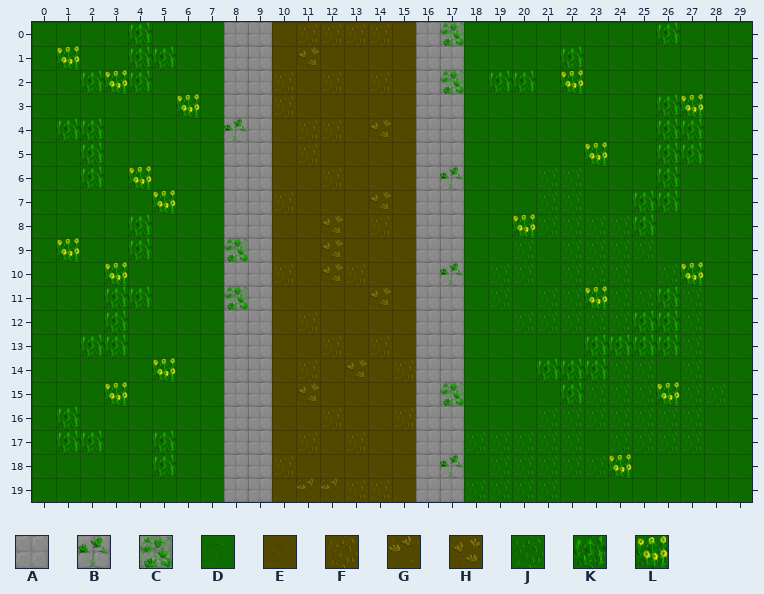
Two states of a Tiled map, assets/map.tmx. The first picture shows the starting point.
Cells are 32x32 px. Shown: x 0..29, y 0..19.
Key: from "everything": A 0, B 2, C 11, D 19, E 48, F 49, G 50, H 51, J 57, K 59, L 61.
_ is an empty cell.
Layers that did not change in this view are not listed.
Layer "Tile Layer 2" before, first column x 0:
 0 DDDDKDDDAAEFFFFEACDDDDDDDDKDDD
 1 DLDDKKDDAAEHEEEEAADDDDKDDDDDDD
 2 DDKLKDDDAAFEFEFEACDKKDLDDDDDDD
 3 DDDDDDLDAAFEEEEEAADDDDDDDDKLDD
 4 DKKDDDDDBAEFFEHEAADDDDDDDDKKDD
 5 DDKDDDDDAAEFEEEEAADDDDDLDDKKDD
 6 DDKDLDDDAAEEFEEEABDDDJJDDDKDDD
 7 DDDDDLDDAAFEEEHEAADDDJJDDKKDDD
 8 DDDDKDDDAAEEHEFEAADDLJJJJKDDDD
 9 DLDDKDDDCAEEHEEEAADDJDJJJJDDDD
10 DDDLDDDDAAFEHFEEABDJJDJJJDJLDD
11 DDDKKDDDCAEEEEHEAADJDJJLJJKJDD
12 DDDKDDDDAAEFEEEEAADDJJJJJKKJDD
13 DDKKDDDDAAEEFEFEAADDDDDKKKKJDD
14 DDDDDLDDAAEFEHEFAADDDKKKJJDJDD
15 DDDLDDDDAAEHEEEEACDDDDKJJJLJJD
16 DKDDDDDDAAEEFEEFAADDDJJJJJJJDD
17 DKKDDKDDAAEFEFEEAAJJJJJDJJJJDD
18 DDDDDKDDAAFEEEEEABDJJJJJLDDDDD
19 DDDDDDDDAAEGGFFEAAJJJJDDDDDDDD
Now the later version:
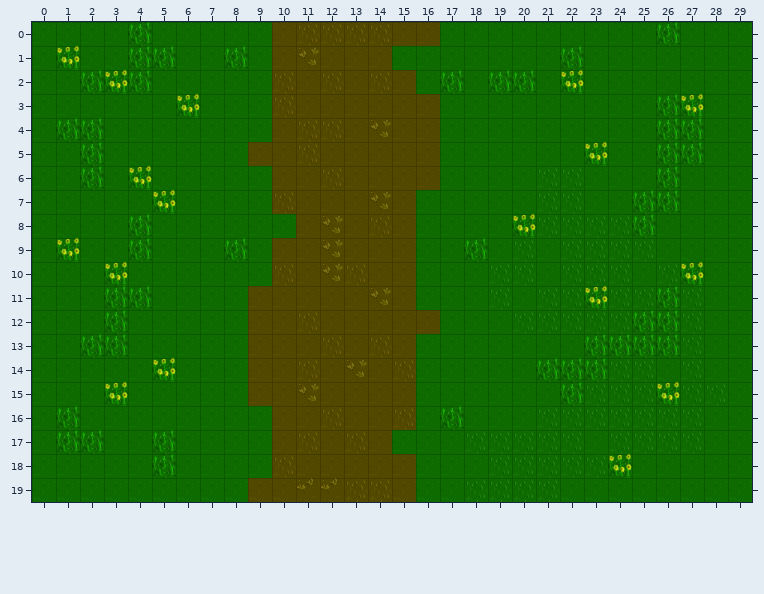
Change:
Layer "Tile Layer 2":
y 0: x 8..9 AA -> DD; x 16..17 AC -> ED
y 1: x 8..9 AA -> KD; x 15..17 EAA -> DDD
y 2: x 8..9 AA -> DD; x 16..17 AC -> DK
y 3: x 8..9 AA -> DD; x 16..17 AA -> ED
y 4: x 8..9 BA -> DD; x 16..17 AA -> ED
y 5: x 8..9 AA -> DE; x 16..17 AA -> ED
y 6: x 8..9 AA -> DD; x 16..17 AB -> ED
y 7: x 8..9 AA -> DD; x 16..17 AA -> DD
y 8: x 8..10 AAE -> DDD; x 16..17 AA -> DD
y 9: x 8..9 CA -> KD; x 16..18 AAD -> DDK
y 10: x 8..9 AA -> DD; x 16..17 AB -> DD
y 11: x 8..9 CA -> DE; x 16..17 AA -> DD
y 12: x 8..9 AA -> DE; x 16..17 AA -> ED
y 13..14: x 8..9 AA -> DE; x 16..17 AA -> DD
y 15: x 8..9 AA -> DE; x 16..17 AC -> DD
y 16: x 8..9 AA -> DD; x 16..17 AA -> DK
y 17: x 8..9 AA -> DD; x 15..17 EAA -> DDD
y 18: x 8..9 AA -> DD; x 16..17 AB -> DD
y 19: x 8..9 AA -> DE; x 16..17 AA -> DD
Changed places in both pictures, as pixel boxes (x1, y1, x2, y2):
changed: (224, 22, 296, 502)
changed: (392, 22, 488, 502)
